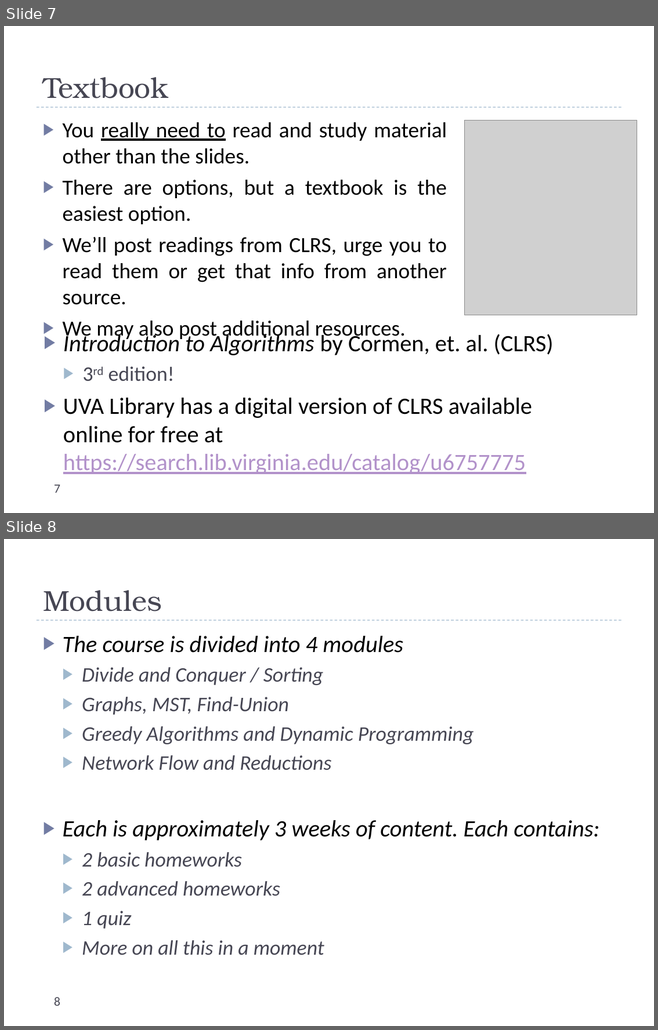
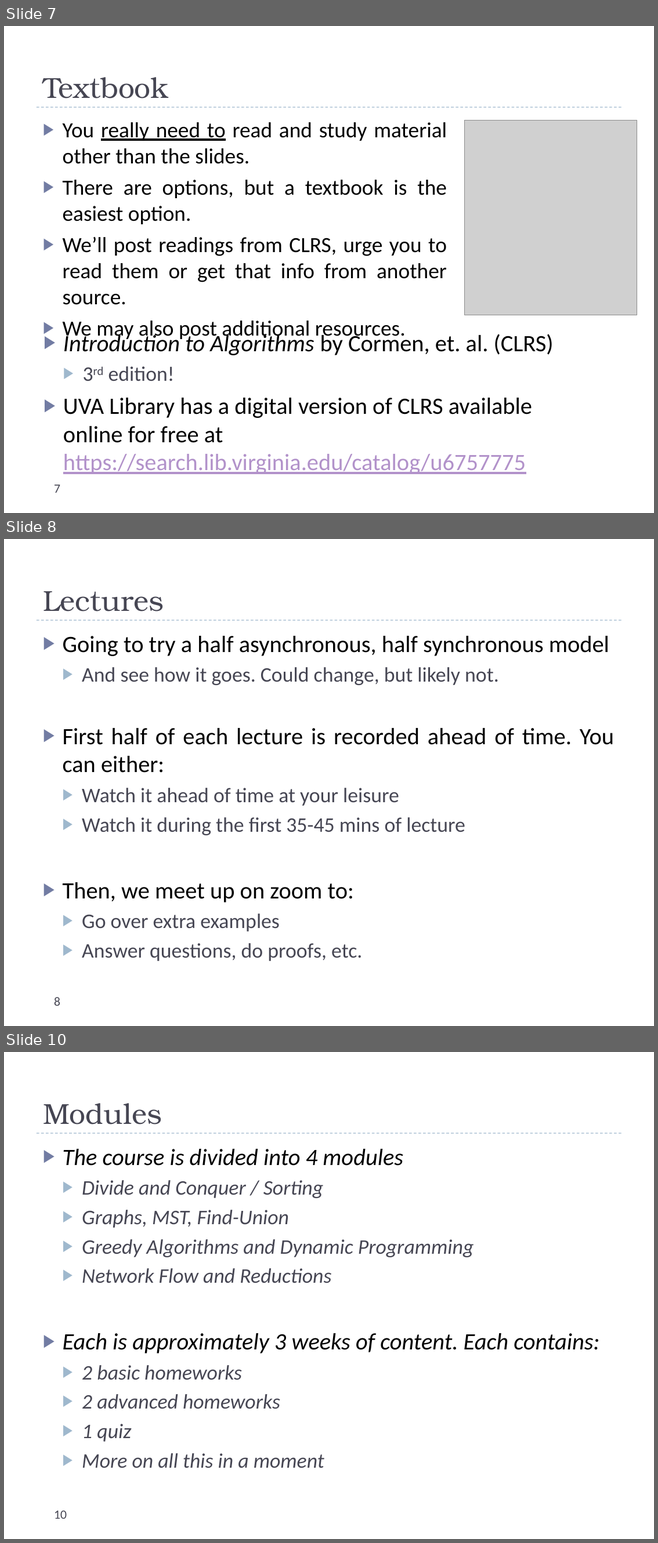
Before and after one commit to uva-cs/cs4102-f21, a slide deck: slides/courseintroduction.pptx. Shown one above the other, each under a label of ours: slides 7 and 8 before the commit, slides 7, 8 and 10 after it; the slides between them are not shown. The pictures are 658x1030 and 658x1543 pixels, drawn with LibreOffice and Linux fonts; fonts in the diff are those of the drawing; grey boxes stand for pictures. Boxes give left, top, right and bottom in pixels: in the first picture for what was removed or moved away, otherwise in the second. Text is boxed around its words. In the diff, an @@ line names an element or a change of style, - is before the commit and + after.

Commit message:
first deck

```diff
--- a/slides/courseintroduction.pptx
+++ b/slides/courseintroduction.pptx
@@ slide 8 added at box(4, 539, 654, 1026), background #FFFFFF; not listed: 1 template element that a slide beside it also shows @@
@@ title added at box(43, 591, 164, 611), 32 pt, text #464653 @@
+Lectures
@@ text added at box(63, 636, 614, 961), 23 pt, text #464653 @@
+▶ Going to try a half asynchronous, half synchronous model
+  ▶ And see how it goes. Could change, but likely not.
+▶ First half of each lecture is recorded ahead of time. You can either:
+  ▶ Watch it ahead of time at your leisure
+  ▶ Watch it during the first 35-45 mins of lecture
+▶ Then, we meet up on zoom to:
+  ▶ Go over extra examples
+  ▶ Answer questions, do proofs, etc.
@@ page number added at box(54, 997, 60, 1006), 14 pt, text #464653 @@
+8
@@ what was slide 8 is now slide 10 @@
@@ page number at box(54, 1511, 67, 1519): text changed @@
-8
+10
```
Also in this commit, not shown: 1 other slide added, 1 other file.
